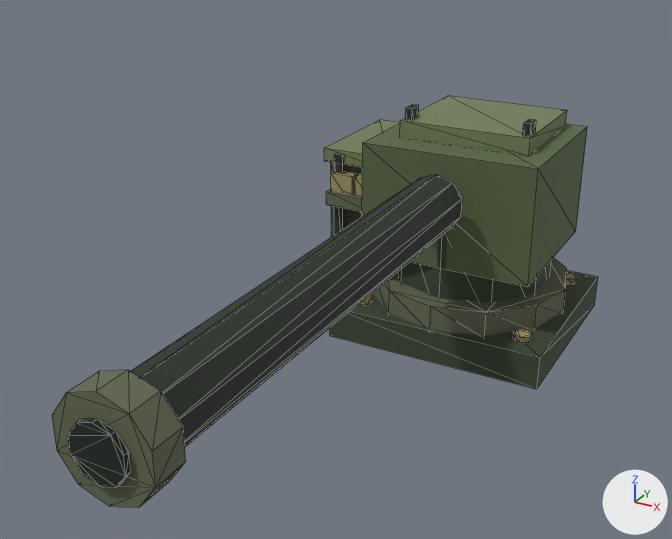
The OBJ model assets/models/equipment/anti_tank_station.obj as it was, and as the next commit left it.
Rendered twice from a 50 mm camera at (1.09, -3.01, 1.59) aimed at (-0.09, -0.86, 0.52). Lighting does not change. The marker at lower right points along +X, +Y and +Z. The older version comes first. Mesh edges are drawn as thin lines. Where no turn or scale is listed for an object, it has been applied to the vertices.

In view in the first picture: 'BASE.006', 'MOVING.001'.
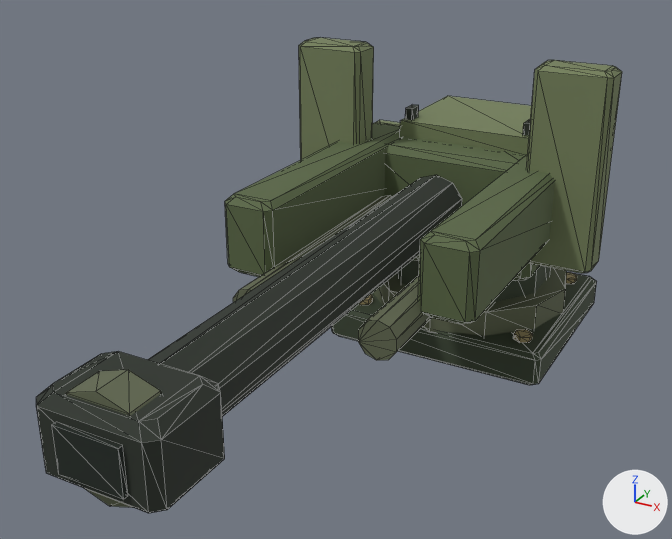
Boxes [x1, y1, x2, y2] around the edits, measured in the pictures (672 x 539 px):
'MOVING.001', reshaped (10% wider, 15% taller): before [52, 96, 587, 508]; after [36, 38, 622, 513]
'BASE.006', reshaped (10% shorter): before [330, 258, 598, 389]; after [332, 267, 597, 385]
part 1 of me_base_006, rebuilt: before [330, 271, 598, 389]; after [332, 272, 597, 385]
part 2 of me_moving_001, added: after [233, 195, 392, 302]
part 3 of me_moving_001, added (green): after [358, 276, 432, 360]
part 4 of me_moving_001, added: after [52, 422, 128, 499]
part 5 of me_moving_001, rebuilt (not visible afterwards): before [331, 162, 363, 237]
part 6 of me_moving_001, rebuilt: before [362, 123, 587, 287]; after [384, 136, 541, 281]
part 7 of me_moving_001, added (green): after [225, 123, 401, 277]
part 8 of me_moving_001, added (green): after [299, 38, 374, 160]
part 9 of me_moving_001, added (green): after [418, 154, 555, 324]
part 10 of me_moving_001, added (green): after [526, 60, 622, 273]
part 11 of me_moving_001, added: after [36, 351, 225, 513]

The edits, one by one:
me_base_006 is used by ob_base_006; location (0.0, 0.0, 0.0).
me_base_006 had 80 vertices, 136 faces and spanned x -0.39..0.39, y -0.365..0.365, z 0.0..0.21.
me_base_006 now has 104 vertices, 184 faces and spans x -0.39..0.39, y -0.365..0.365, z 0.0..0.21.
me_base_006 part 1: the loose piece of 8 vertices spanning x -0.39..0.39, y -0.365..0.365, z 0.0..0.12 is rebuilt with 32 vertices and now spans x -0.39..0.39, y -0.365..0.365, z 0.0..0.12.
me_moving_001 is used by ob_moving_001; location (0.0, 0.0, 0.0).
me_moving_001 had 168 vertices, 276 faces and spanned x -0.53..0.31, y -1.95..0.32, z 0.13..0.81.
me_moving_001 now has 424 vertices, 756 faces and spans x -0.53..0.51, y -1.98..0.32, z 0.13..1.05.
me_moving_001 part 2: a new loose piece, a 10-sided cylinder along y spanning x -0.24..-0.14, y -1.16..-0.3, z 0.44..0.56, in mat_military_equipment_palette (picture img_palette_png).
me_moving_001 part 3: a new loose piece, a 10-sided cylinder along y spanning x 0.14..0.24, y -1.16..-0.3, z 0.44..0.56, in mat_military_equipment_palette (picture img_palette_png).
me_moving_001 part 4: a new loose piece, a box spanning x -0.08..0.08, y -1.976..-1.964, z 0.525..0.635, in mat_military_equipment_palette (picture img_palette_png).
me_moving_001 part 5: the loose piece of 8 vertices spanning x -0.51..-0.28, y -0.13..0.29, z 0.25..0.58 is rebuilt with 32 vertices and now spans x -0.51..-0.28, y -0.13..0.29, z 0.25..0.58.
me_moving_001 part 6: the loose piece of 8 vertices spanning x -0.31..0.31, y -0.28..0.29, z 0.32..0.72 is rebuilt with 32 vertices and now spans x -0.31..0.31, y -0.28..0.29, z 0.32..0.72.
me_moving_001 part 7: a new loose piece of 32 vertices spanning x -0.38..-0.22, y -1.0..-0.05, z 0.5..0.74, in mat_military_equipment_palette (picture img_palette_png).
me_moving_001 part 8: a new loose piece of 32 vertices spanning x -0.51..-0.28, y -0.36..-0.24, z 0.43..1.05, in mat_military_equipment_palette (picture img_palette_png).
me_moving_001 part 9: a new loose piece of 32 vertices spanning x 0.22..0.38, y -1.0..-0.05, z 0.5..0.74, in mat_military_equipment_palette (picture img_palette_png).
me_moving_001 part 10: a new loose piece of 32 vertices spanning x 0.28..0.51, y -0.36..-0.24, z 0.43..1.05, in mat_military_equipment_palette (picture img_palette_png).
me_moving_001 part 11: a new loose piece of 32 vertices spanning x -0.15..0.15, y -1.97..-1.74, z 0.48..0.68, in mat_military_equipment_palette (picture img_palette_png).
